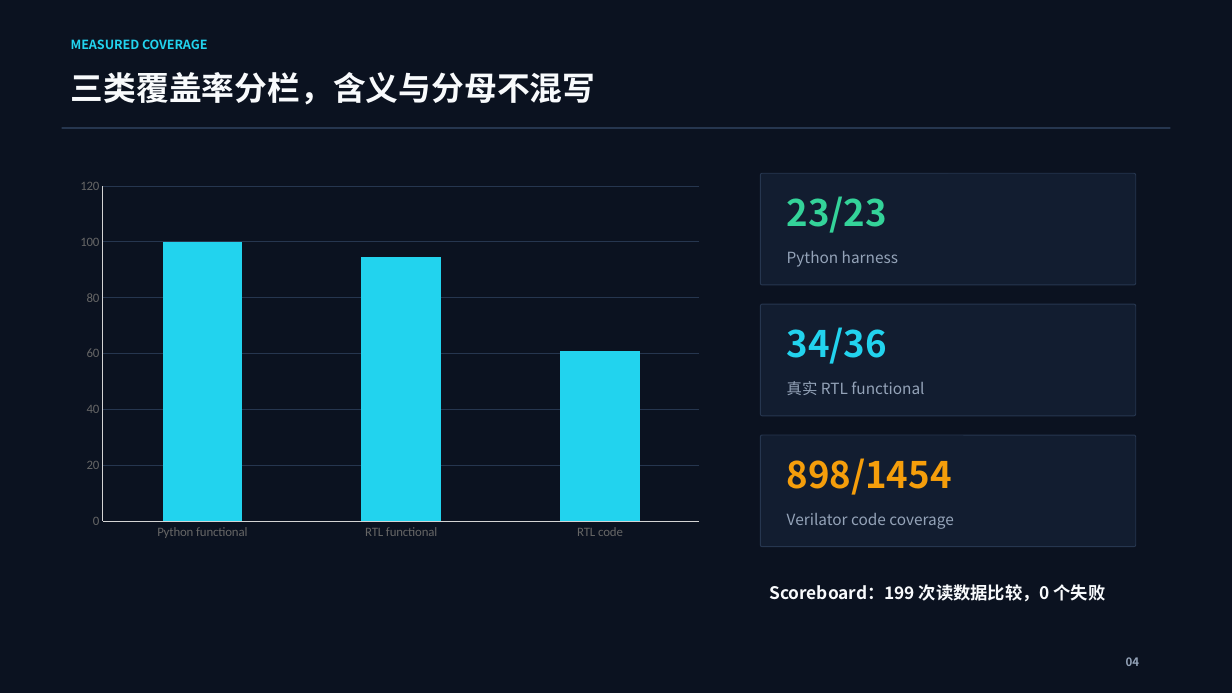
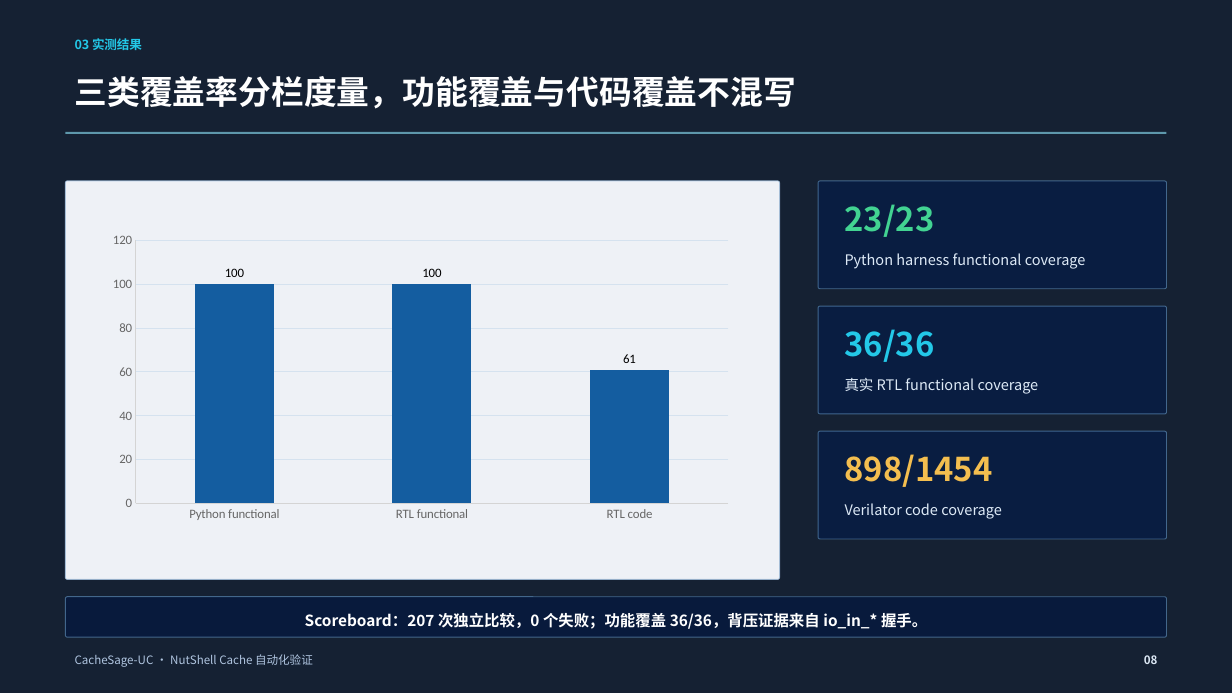
Before and after one commit to python123-ops/CacheSage-UC-NutShell-Cache-AI-HIL-, a slide deck: slide 8 of reports/CacheSage-UC-defense-demo.pptx (slide 4 before the commit). Drawn at 1232x693 pixels with LibreOffice and Linux fonts; fonts in the diff are those of the drawing; background and template pictures are left out; a plain dark background stands for a picture behind light text. Boxes give left, top, right and bottom in pixels: in the first picture for what was removed or moved away, otherwise in the second. Text is boxed around its words. In the diff, an @@ line names an element or a change of style, - is before the commit and + after.

Commit message:
feat: close real RTL backpressure coverage

```diff
--- a/reports/CacheSage-UC-defense-demo.pptx
+++ b/reports/CacheSage-UC-defense-demo.pptx
@@ background #0B1220 to picture (left out) @@
@@ rectangle added at bbox=[0, 0, 1232, 693], fill #061A3A at 58% opacity @@
@@ text removed at bbox=[71, 39, 208, 49] @@
-MEASURED COVERAGE
@@ text added at bbox=[75, 38, 142, 50], 9.8 pt, text #23C8E8, bold @@
+03 实测结果
@@ text at bbox=[75, 76, 796, 109]: text changed; text colour #F8FAFC to #FFFFFF @@
-三类覆盖率分栏，含义与分母不混写
+三类覆盖率分栏度量，功能覆盖与代码覆盖不混写
@@ rectangle: place and size @@
-rectangle at bbox=[62, 128, 1171, 129]
+rectangle at bbox=[66, 132, 1167, 134]
@@ rectangle at bbox=[66, 132, 1167, 134]: fill #26364F to #7ECBE0 at 70% opacity @@
@@ rounded rectangle added at bbox=[66, 181, 780, 579], fill #F7FAFE at 96% opacity, outline #A9C7E5 0.75 pt @@
@@ fill #121D30 to #081D43 at 88% opacity; outline #26364F 0.75 pt to #6EA4D2 0.75 pt; proportions changed in 3 elements at bbox=[818, 306, 1166, 414], bbox=[818, 432, 1166, 540], bbox=[818, 181, 1166, 289] @@
@@ rounded rectangle: place and size @@
-rounded rectangle at bbox=[761, 174, 1136, 286]
+rounded rectangle at bbox=[818, 181, 1166, 289]
@@ text "23/23": place and size @@
-text "23/23" at bbox=[787, 196, 887, 233]
+text "23/23" at bbox=[845, 204, 935, 237]
@@ text "23/23" at bbox=[845, 204, 935, 237]: size 28.5 to 25.5 pt, text colour #34D399 to #42D392 @@
@@ column chart at bbox=[100, 227, 741, 528] @@
@@ Series 1, RTL functional: 94 to 100 @@
@@ colour of Series 1 #22D3EE to #145DA0 @@
@@ data labels of Series 1 added @@
@@ value axis changed @@
@@ column chart: place and size @@
-column chart at bbox=[67, 171, 713, 546]
+column chart at bbox=[100, 227, 741, 528]
@@ text at bbox=[845, 253, 1086, 269]: text changed; size 12 to 11.2 pt; text colour #94A3B8 to #DDE9F6 @@
-Python harness
+Python harness functional coverage
@@ rounded rectangle: place and size @@
-rounded rectangle at bbox=[761, 304, 1136, 416]
+rounded rectangle at bbox=[818, 306, 1166, 414]
@@ text at bbox=[845, 329, 935, 362]: text changed; size 28.5 to 25.5 pt; text colour #22D3EE to #23C8E8 @@
-34/36
+36/36
@@ text at bbox=[845, 378, 1039, 394]: text changed; size 12 to 11.2 pt; text colour #94A3B8 to #DDE9F6 @@
-真实 RTL functional
+真实 RTL functional coverage
@@ rounded rectangle: place and size @@
-rounded rectangle at bbox=[761, 435, 1136, 547]
+rounded rectangle at bbox=[818, 432, 1166, 540]
@@ text "898/1454": place and size @@
-text "898/1454" at bbox=[787, 458, 952, 495]
+text "898/1454" at bbox=[845, 454, 993, 487]
@@ text "898/1454" at bbox=[845, 454, 993, 487]: size 28.5 to 25.5 pt, text colour #F59E0B to #F4BE4F @@
@@ text "Verilator code coverage": place and size @@
-text "Verilator code coverage" at bbox=[787, 513, 953, 529]
+text "Verilator code coverage" at bbox=[845, 503, 1002, 519]
@@ text "Verilator code coverage" at bbox=[845, 503, 1002, 519]: size 12 to 11.2 pt, text colour #94A3B8 to #DDE9F6 @@
@@ rounded rectangle added at bbox=[66, 597, 1167, 638], fill #071A3D at 92% opacity, outline #6EA4D2 0.75 pt @@
@@ text removed at bbox=[769, 584, 1106, 602] @@
-Scoreboard：199 次读数据比较，0 个失败
@@ text added at bbox=[305, 613, 927, 629], 12 pt, text #FFFFFF, bold @@
+Scoreboard：207 次独立比较，0 个失败；功能覆盖 36/36，背压证据来自 io_in_* 握手。
@@ text added at bbox=[75, 654, 313, 667], 9 pt, text #AFC4DF @@
+CacheSage-UC · NutShell Cache 自动化验证
@@ text removed at bbox=[1126, 657, 1140, 666] @@
-04
@@ text added at bbox=[1144, 655, 1158, 664], 9 pt, text #DDE9F6, bold @@
+08
```
Also in this commit, not shown: 2 other slides changed, 9 slides added, 5 slides removed, 25 other files.
